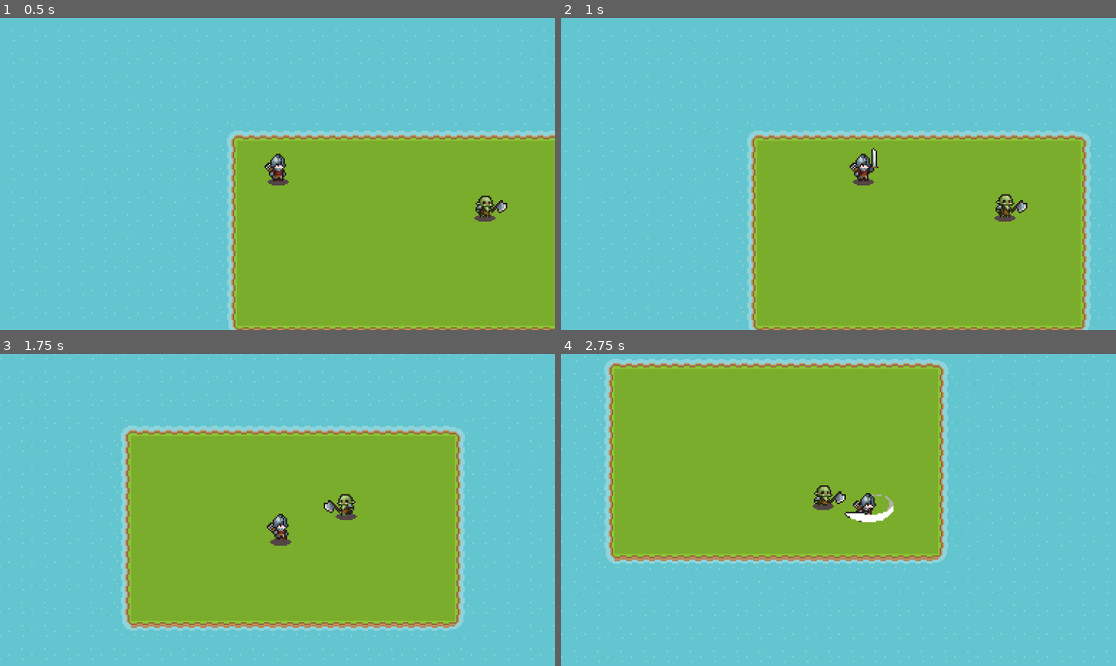
Above: before the commit, frames 1-4 (two rows, left to right).
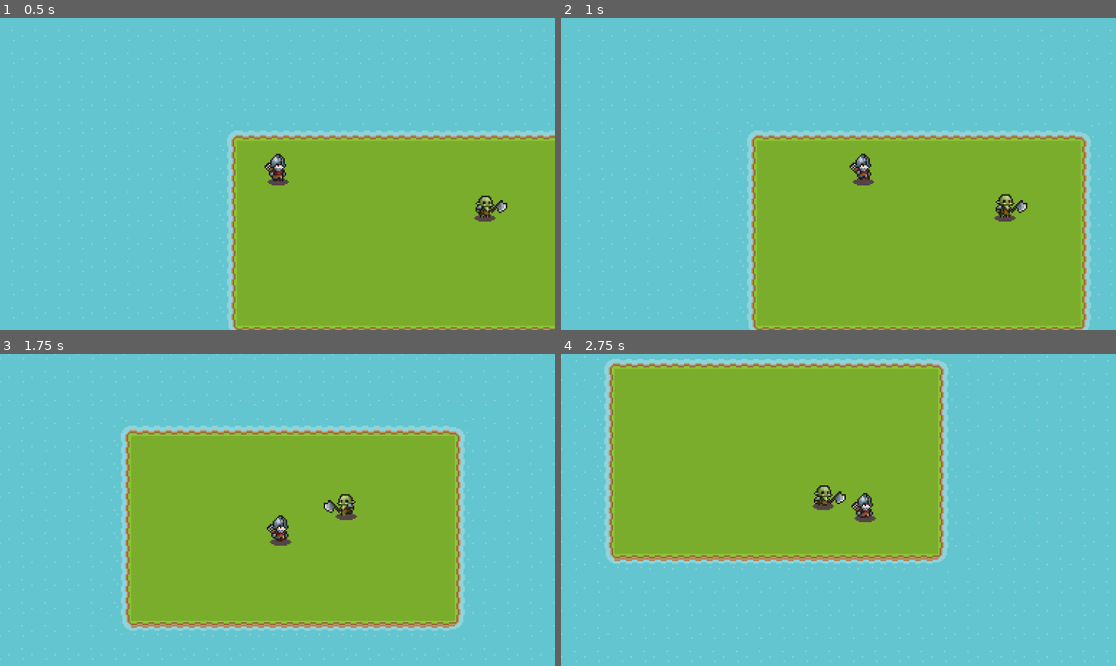
Above: after the commit, the same moments.

Repository: EyeAmTheOne/CS180_Project
Game: Godot game, scene res://main.tscn
The game is run twice, just before and just after one commit, with the same random seed, the same clock (stepped at 60 frames per second) and the same inputs.
Inputs:
- Up to frame 1 (0.5 s): no input
- Up to frame 2 (1 s): hold D (right) from 0.53 s (still down); hold E from 0.53 s (still down); tap F (attack, bound only after the commit) at 0.6 s
- Up to frame 3 (1.75 s): release D (right) at 1.28 s; release E at 1.28 s; hold S (down) from 1.28 s (still down); tap E at 1.35 s; tap F (attack, bound only after the commit) at 1.55 s
- Up to frame 4 (2.75 s): release S (down) at 2.03 s; hold D (right) from 2.03 s (still down); hold E from 2.03 s (still down); tap F (attack, bound only after the commit) at 2.1 s

Frame 1 is identical in both runs. In frame 2, 0.1% of the frame differs, in the area x 52-58%, y 41-53%; in frame 3, 0.2%; in frame 4, 0.4%, in the area x 51-60%, y 44-54%.
Error after the commit: Invalid access to property or key 'position' on a base object of type 'null instance'. (res://player/player.gd:20)

Commit message:
WIP with a couple future necessities
HitBox attributed
HitBox flip implemented

Diff:
--- a/player/Player.tscn
+++ b/player/Player.tscn
@@ -125,7 +125,7 @@
 "duration": 1.0,
 "texture": SubResource("AtlasTexture_8tqfn")
 }],
-"loop": true,
+"loop": false,
 "name": &"attack",
 "speed": 5.0
 }, {
--- a/player/player.gd
+++ b/player/player.gd
@@ -3,6 +3,7 @@
 @export var speed = 100
 @export var player_active : bool = true
 @onready var animated_sprite = $AnimatedSprite2D
+@onready var hitbox = $HitBox/CollisionShape2D
 
 var player_dead : bool = false
 
@@ -15,9 +16,14 @@
 	if velocity[0] > 0:
 		# Look left
 		animated_sprite.flip_h = false
+		#Flip weapon hitbox to the left
+		hitbox.position[0] = abs(hitbox.position[0])
 	elif velocity[0] < 0:
 		# Look right
 		animated_sprite.flip_h = true
+		#Flip weapon hitbox to the right
+		hitbox.position[0] = -abs(hitbox.position[0])
+
 
 func _physics_process(delta):
 	if player_active:
@@ -27,13 +33,13 @@
 
 	if player_active:
 		if !Input.get_vector("left", "right", "up", "down").is_zero_approx():
-			if Input.is_key_pressed(KEY_E):
-				animated_sprite.play("attack")
+			if Input.is_action_just_pressed("attack"):
+				attack_animation()
 			else:
 				animated_sprite.play("walk")
 		else:
-			if Input.is_key_pressed(KEY_E):
-				animated_sprite.play("attack")
+			if Input.is_action_just_pressed("attack"):
+				attack_animation()
 			else:
 				animated_sprite.play("idle")
 	else:
@@ -41,6 +47,8 @@
 			animated_sprite.play("death")
 			player_dead = true
 
+func attack_animation():
+	animated_sprite.play("attack")
 
 func _on_player_health_health_depleted() -> void:
 	player_active = false
--- a/project.godot
+++ b/project.godot
@@ -41,6 +41,11 @@
 , Object(InputEventKey,"resource_local_to_scene":false,"resource_name":"","device":-1,"window_id":0,"alt_pressed":false …(186 unchanged characters)…
 ]
 }
+attack={
+"deadzone": 0.2,
+"events": [Object(InputEventKey,"resource_local_to_scene":false,"resource_name":"","device":0,"window_id":0,"alt_pressed":false,"shift_pressed":false,"ctrl_pressed":false,"meta_pressed":false,"pressed":false,"keycode":0,"physical_keycode":70,"key_label":0,"unicode":0,"location":0,"echo":false,"script":null)
+]
+}
 
 [rendering]
 
